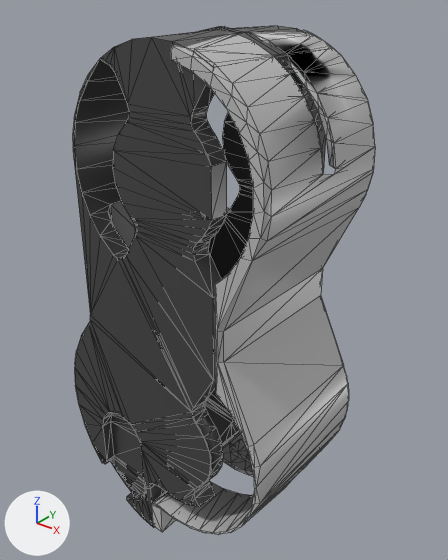
Renders of the COLLADA model seed_r7_description/meshes/typeG2_arm/elbow_middle_link.dae from each side of a commit.
One viewpoint serves both versions: a 50 mm lens placed at (0.0904, -0.1127, 0.1083), pointed at (-0.0035, 0.0046, 0.0355). Lighting does not change. The marker at lower left points along +X, +Y and +Z. Mesh edges are drawn as thin lines. Where no turn or scale is listed for an object, it has been applied to the vertices.

Names of what the first picture shows: 'FBXASC227FBXASC130FBXASC189FBXASC227FBXASC131FBXASC170FBXASC', 'FBXASC227FBXASC130FBXASC189FBXASC227FBXASC131FBXASC170FBXASC.001'.
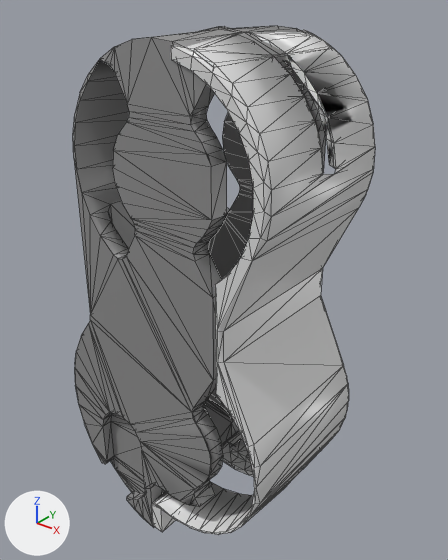
The edits, one by one:
Material 'MaterialFBXASC032FBXASC03525' (mat_materialfbxasc032fbxasc03525) changes colour from dark grey #454545 to grey #8e8e8e; in linear values from (0.0595, 0.0595, 0.0595) to (0.271, 0.271, 0.271).
Material 'MaterialFBXASC032FBXASC03526' (mat_materialfbxasc032fbxasc03526) changes colour from light grey #bfbfbf to light grey #e0e0e0; in linear values from (0.521, 0.521, 0.521) to (0.749, 0.749, 0.749).
me_fbxasc227fbxasc130fbxasc189fbxasc227fbxasc131fbxasc170fbxasc_001 has 427 vertices, 865 faces and spans x -0.009..0.0285, y -0.022..0.022, z -0.036..0.0981.
me_fbxasc227fbxasc130fbxasc189fbxasc227fbxasc131fbxasc170fbxasc_001 is used by ob_fbxasc227fbxasc130fbxasc189fbxasc227fbxasc131fbxasc170fbxasc_001; location (0.0, 0.0, 0.0).
Part 1, on me_fbxasc227fbxasc130fbxasc189fbxasc227fbxasc131fbxasc170fbxasc_001:
10 faces are deleted.
10 new faces join them.

Boxes [x1, y1, x2, y2] around the edits, measured in the pictures (448 x 560 px; the box of a moved part takes in the faces that stretch with it):
'FBXASC227FBXASC130FBXASC189FBXASC227FBXASC131FBXASC170FBXASC', recoloured: [73, 26, 326, 528] in both
'FBXASC227FBXASC130FBXASC189FBXASC227FBXASC131FBXASC170FBXASC.001', recoloured, surface changed: [151, 30, 375, 534] in both
part 1 of me_fbxasc227fbxasc130fbxasc189fbxasc227fbxasc131fbxasc170fbxasc_001, moved or reshaped: [287, 54, 332, 163] in both
